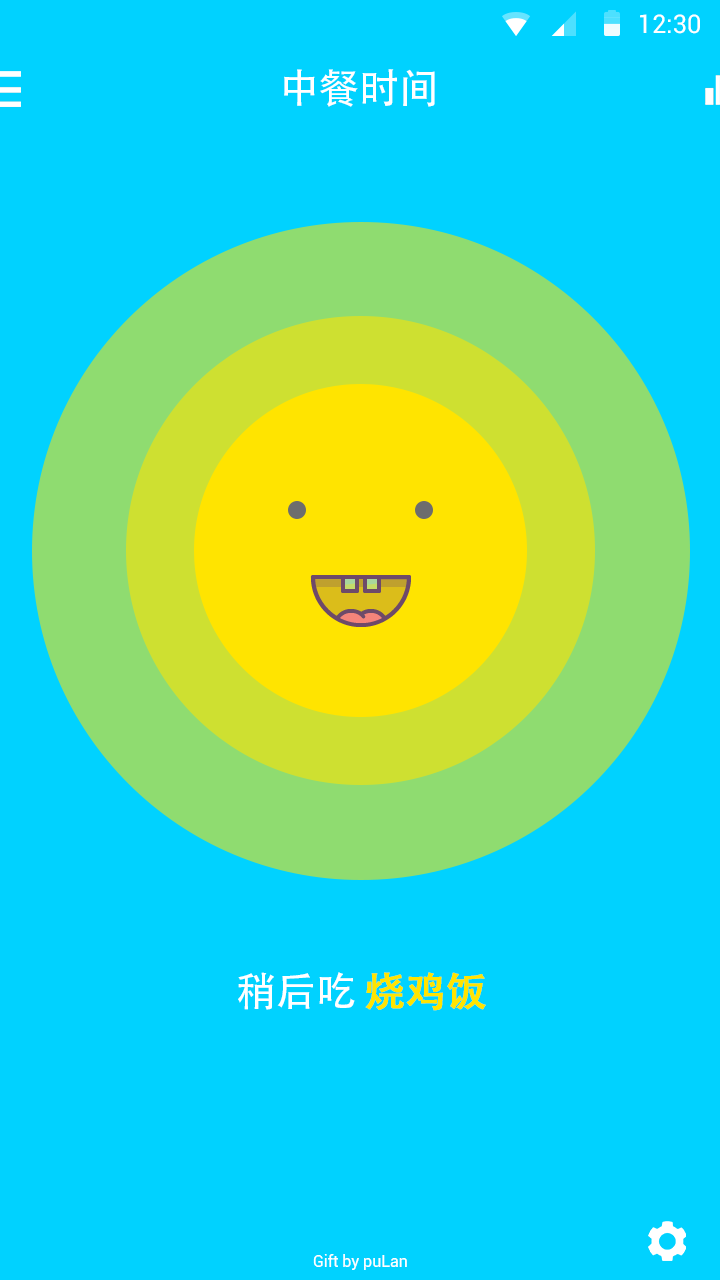
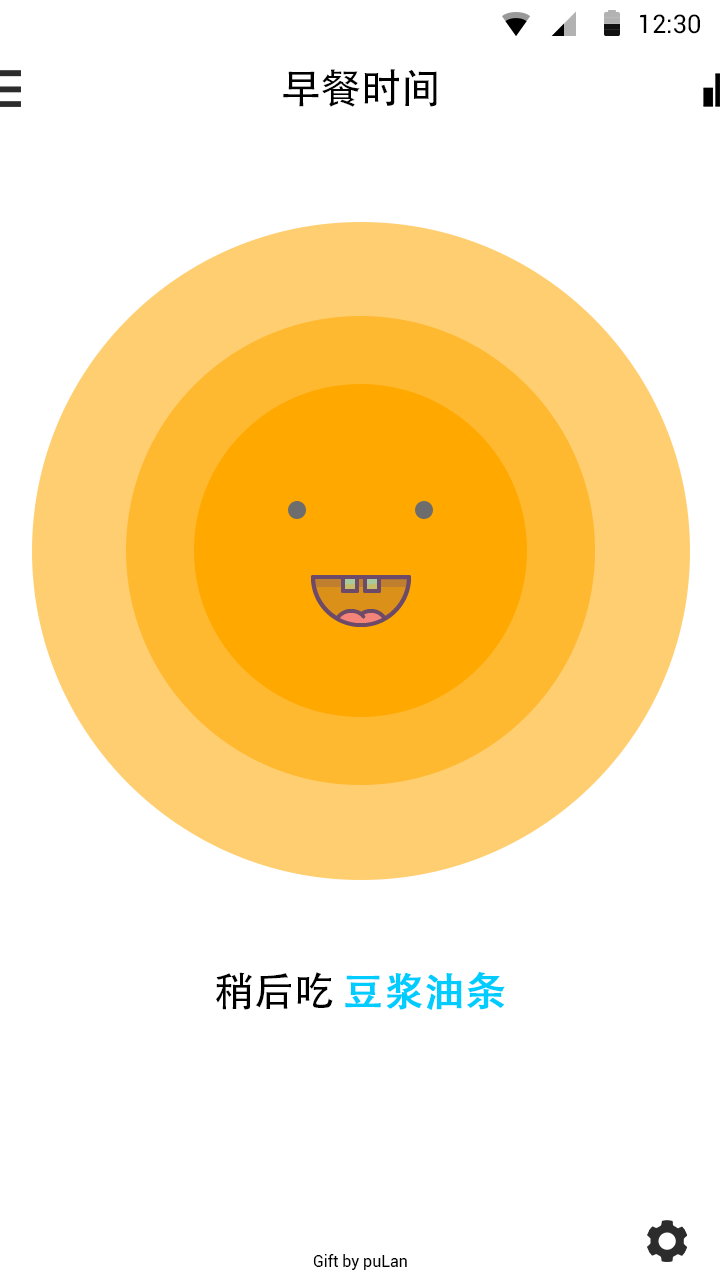
Layers edited between the first and the second 720x1280 image:
showed group "Statusbar(DARK)" (17 layers) over bbox(0, 0, 720, 48)
hid group "Statusbar(LIGHT)" (17 layers) over bbox(0, 0, 720, 48)
showed group "早餐" (13 layers) over bbox(0, 0, 720, 1280)
hid group "中餐" (13 layers) over bbox(0, 0, 720, 1280)
